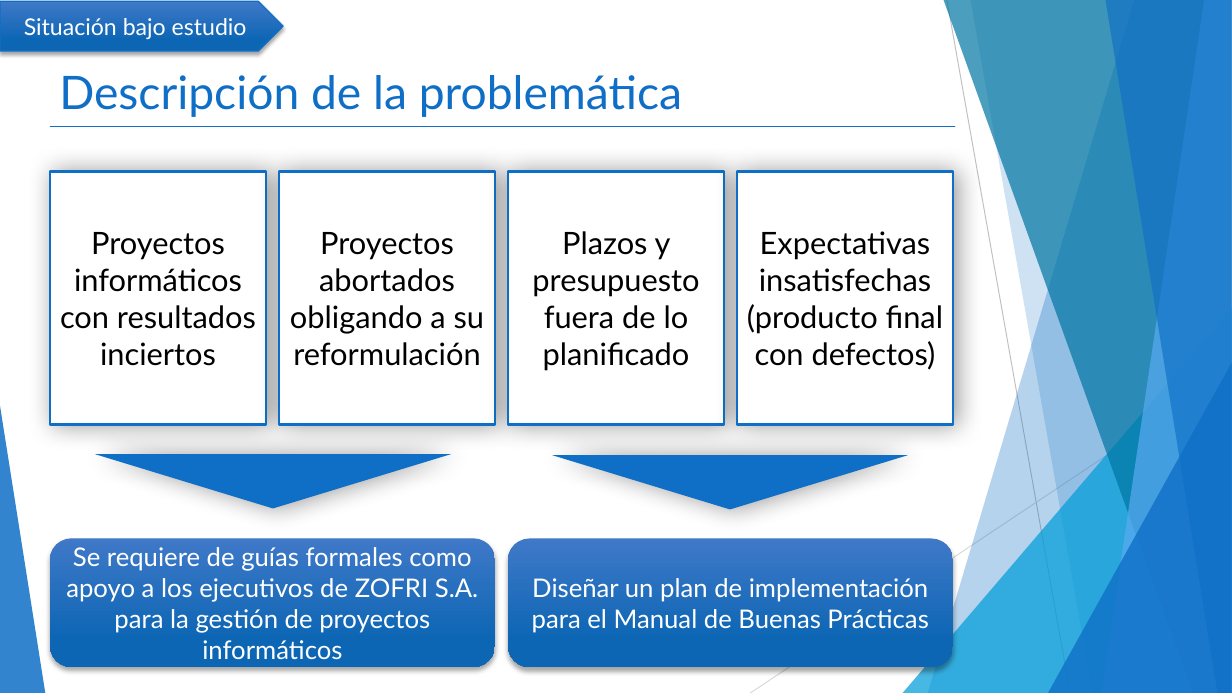
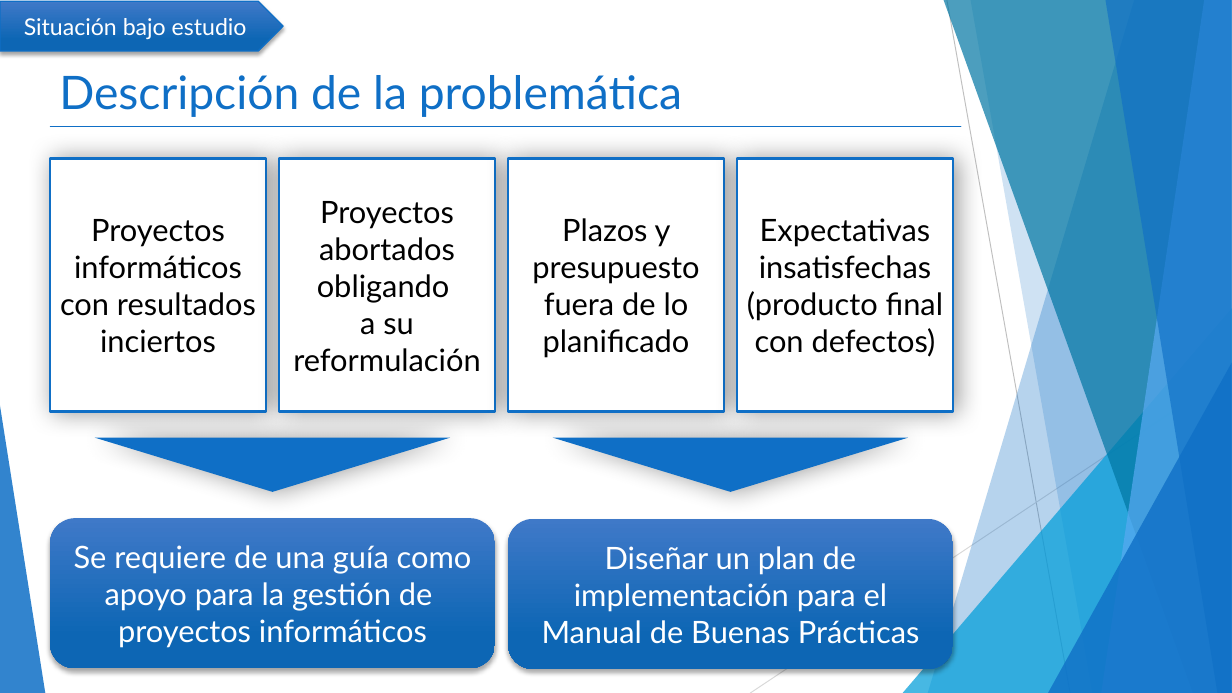
Before and after one commit to mcamara75/tituloUnap, a slide deck: slide 9 of 2018/TT IQQ 2018 Camara y Garay.pptx. Drawn at 1232x693 pixels with LibreOffice and Linux fonts; fonts in the diff are those of the drawing. Boxes give left, top, right and bottom in pixels: in the first picture for what was removed or moved away, otherwise in the second. Text is boxed around its words. In the diff, an @@ line names an element or a change of style, - is before the commit and + after.

```diff
--- a/2018/TT IQQ 2018 Camara y Garay.pptx
+++ b/2018/TT IQQ 2018 Camara y Garay.pptx
@@ line moved from (51, 127) - (955, 127) to (51, 127) - (961, 127) @@
@@ text in rectangle at (293,201,480,372): text changed @@
-Proyectos abortados obligando a su reformulación
+Proyectos abortados obligando
+a su reformulación
@@ 4 rectangles, 1 flow chart merge: place and size @@
-4 rectangles, 1 flow chart merge at (50,172,954,509)
+4 rectangles, 1 flow chart merge at (50,159,954,493)
@@ flow chart merge: place and size @@
-flow chart merge at (553,456,909,510)
+flow chart merge at (553,438,909,493)
@@ rounded rectangle "Se requiere de una guía ...": place and size @@
-rounded rectangle "Se requiere de una guía ..." at (50,539,494,667)
+rounded rectangle "Se requiere de una guía ..." at (50,518,494,668)
@@ rounded rectangle "Diseñar un plan de implementación ...": place and size @@
-rounded rectangle "Diseñar un plan de implementación ..." at (508,539,953,667)
+rounded rectangle "Diseñar un plan de implementación ..." at (508,519,953,669)
@@ rounded rectangle "Diseñar un plan de implementación ..." at (508,519,953,669): size 20 to 24 pt @@
@@ text in rounded rectangle at (74,545,472,648): text changed; size 20 to 24 pt @@
-Se requiere de guías formales como apoyo a los ejecutivos de ZOFRI S.A. para la gestión de proyectos informáticos
+Se requiere de una guía como apoyo para la gestión de
+proyectos informáticos
```
Also in this commit, not shown: 16 other slides changed.
